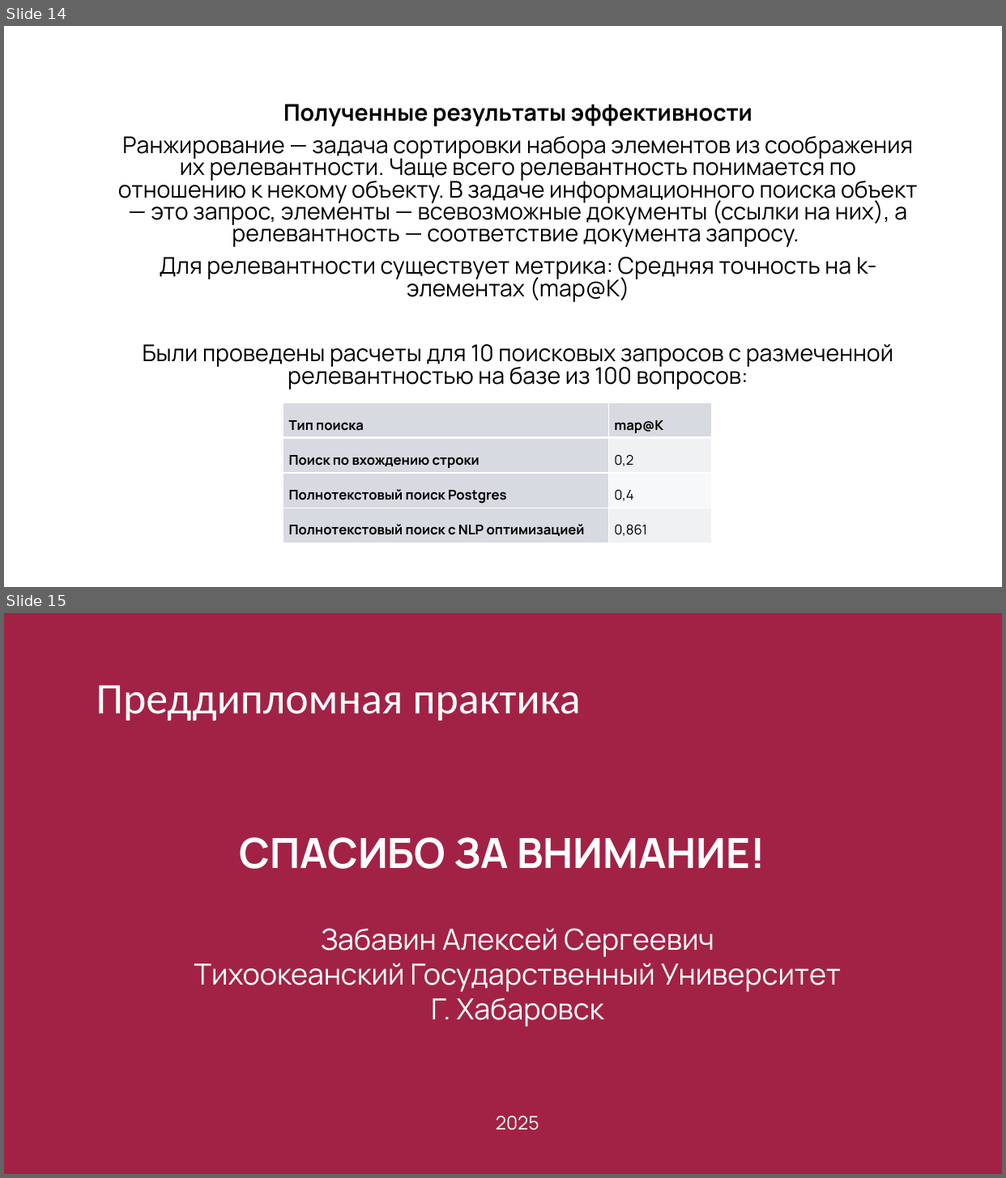
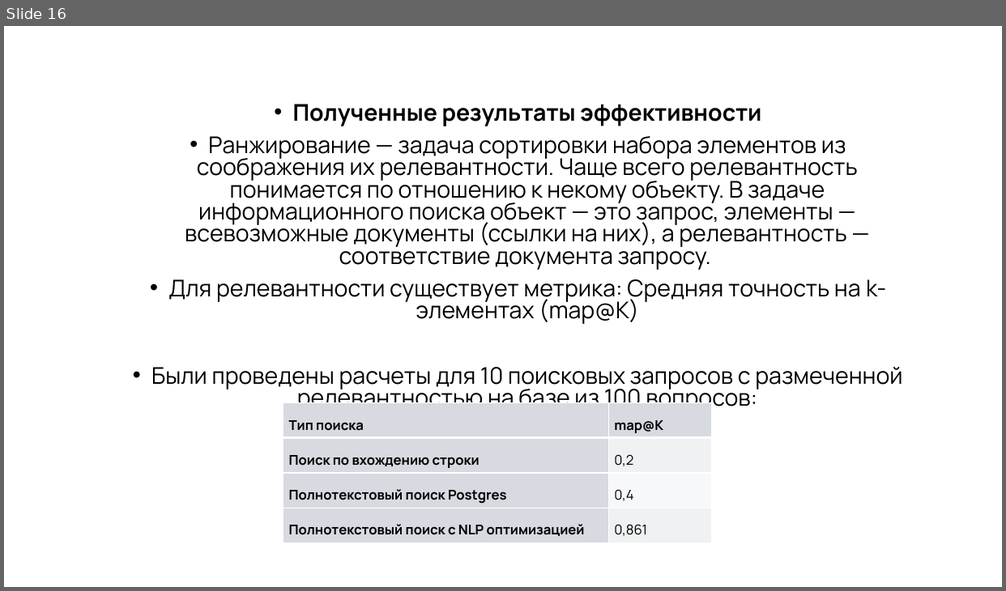
Before and after one commit to PaiNt-git/study.mag_diploma, a slide deck: Мой диплом/ВКР-набор-документов/Презентация-Забавин.pptx. Shown one above the other, each under a label of ours: slides 14 and 15 before the commit, slide 16 after it. The pictures are 1006x1178 and 1006x591 pixels, drawn with LibreOffice and Linux fonts; fonts in the diff are those of the drawing; background and template pictures are left out. Boxes give left, top, right and bottom in pixels: in the first picture for what was removed or moved away, otherwise in the second. Text is boxed around its words. In the diff, an @@ line names an element or a change of style, - is before the commit and + after.

```diff
--- a/Мой диплом/ВКР-набор-документов/Презентация-Забавин.pptx
+++ b/Мой диплом/ВКР-набор-документов/Презентация-Забавин.pptx
@@ slide 15 removed at [4,613,1002,1174], background #FFFFFF @@
@@ rectangle removed at [4,613,1002,1174] @@
@@ title removed at [96,685,581,721] @@
-Преддипломная практика
@@ text removed at [240,837,765,869] @@
-СПАСИБО ЗА ВНИМАНИЕ!
@@ text removed at [194,928,841,1027] @@
-Забавин Алексей Сергеевич
-Тихоокеанский Государственный Университет
-Г. Хабаровск
@@ text removed at [496,1116,539,1131] @@
-2025
@@ what was slide 14 is now slide 16 @@
@@ slide 16 changed as well @@
@@ subtitle "Полученные результаты эффективности" at [151,104,902,407]: bullet none to • @@
@@ table at [283,403,711,540] @@
@@ borders changed @@
```
Also in this commit, not shown: 13 other slides changed, 3 slides added, 3 other files.
